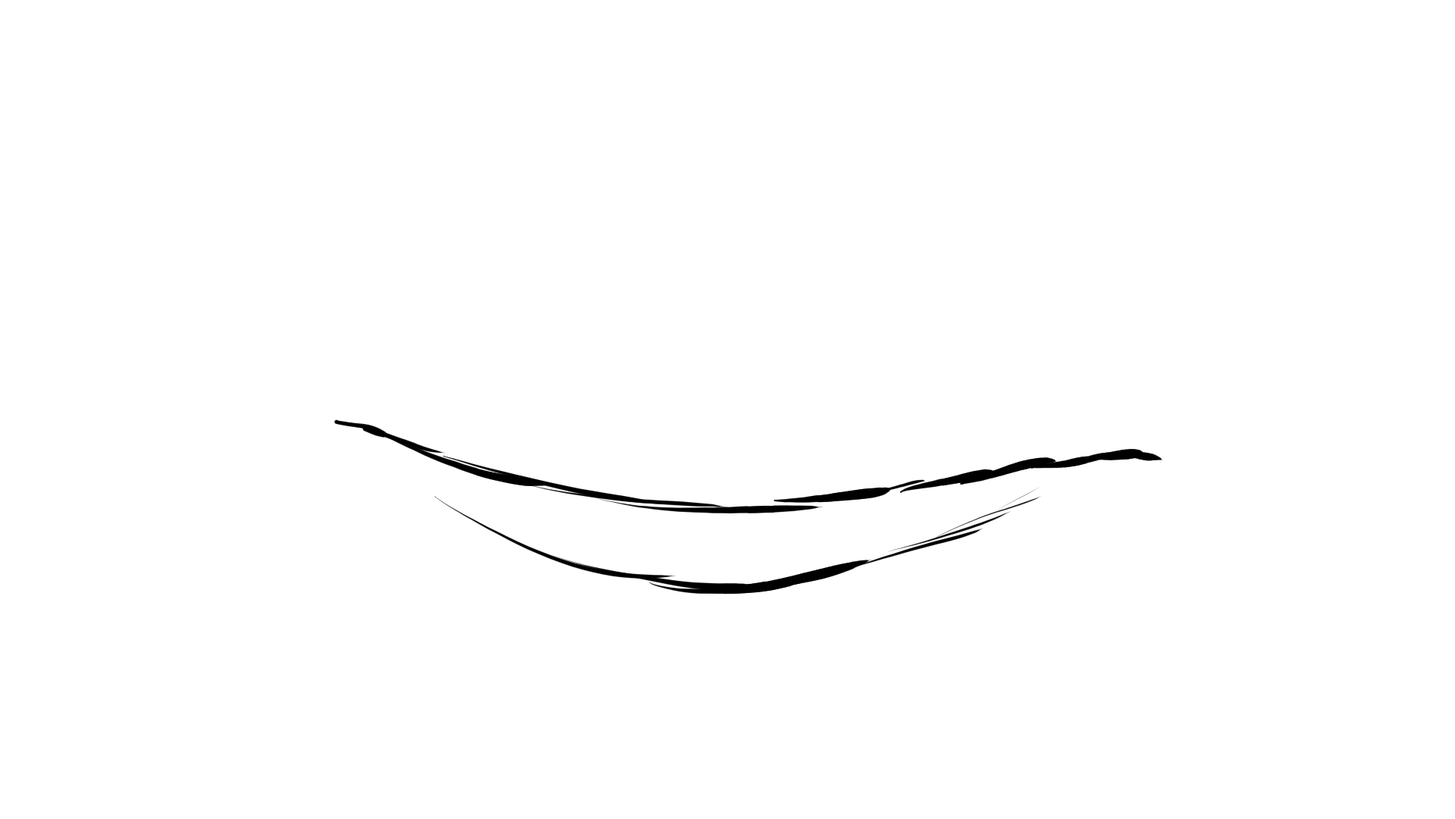
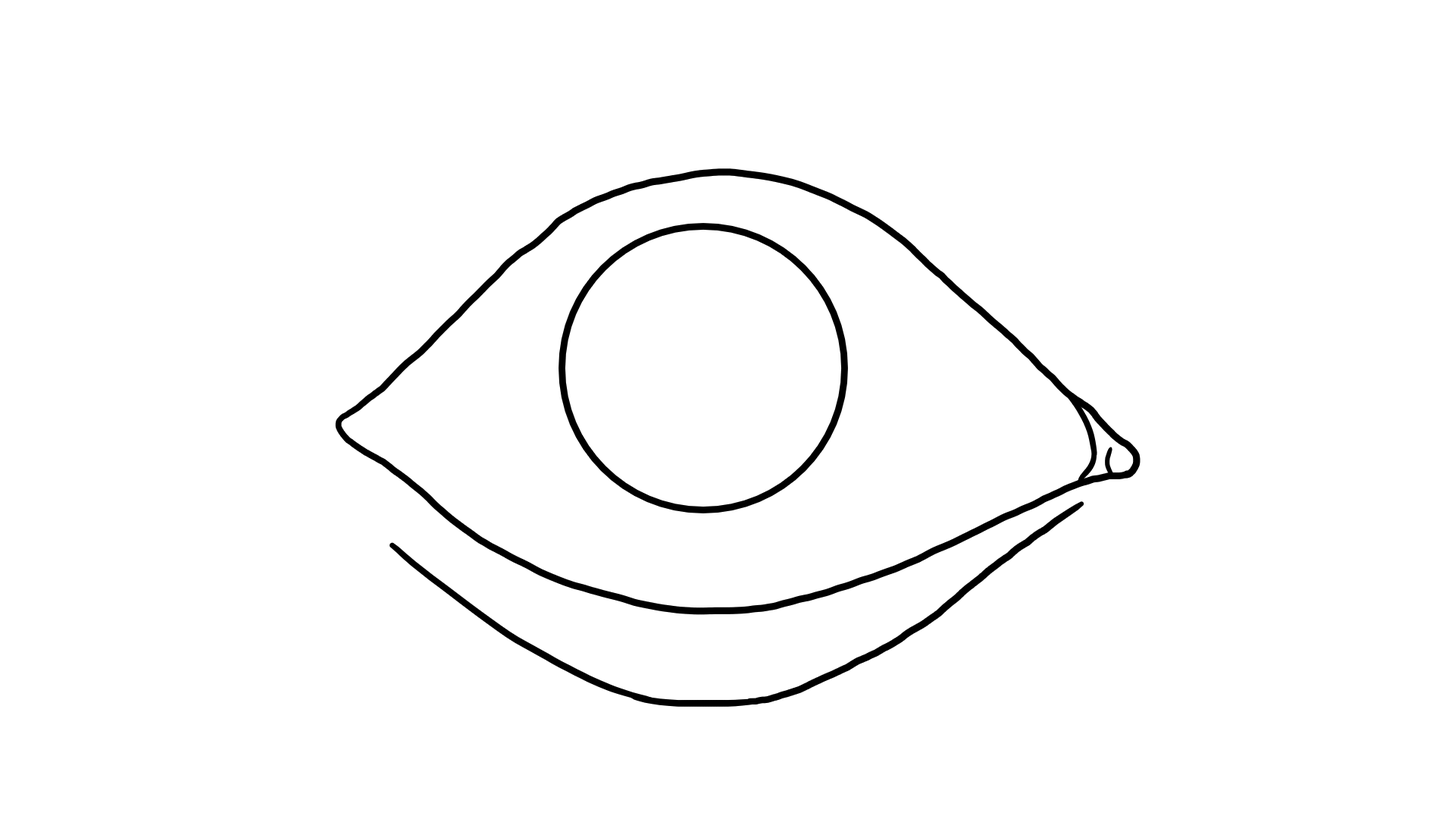
Revision of a layered 1455×819 image; what changed, layer by layer:
added layer "Paint Layer 3" above "Paint Layer 2" over [334, 388, 1163, 631]
hid "Paint Layer 1", opacity 100% → 44%, painted on it over [334, 388, 1163, 631]
